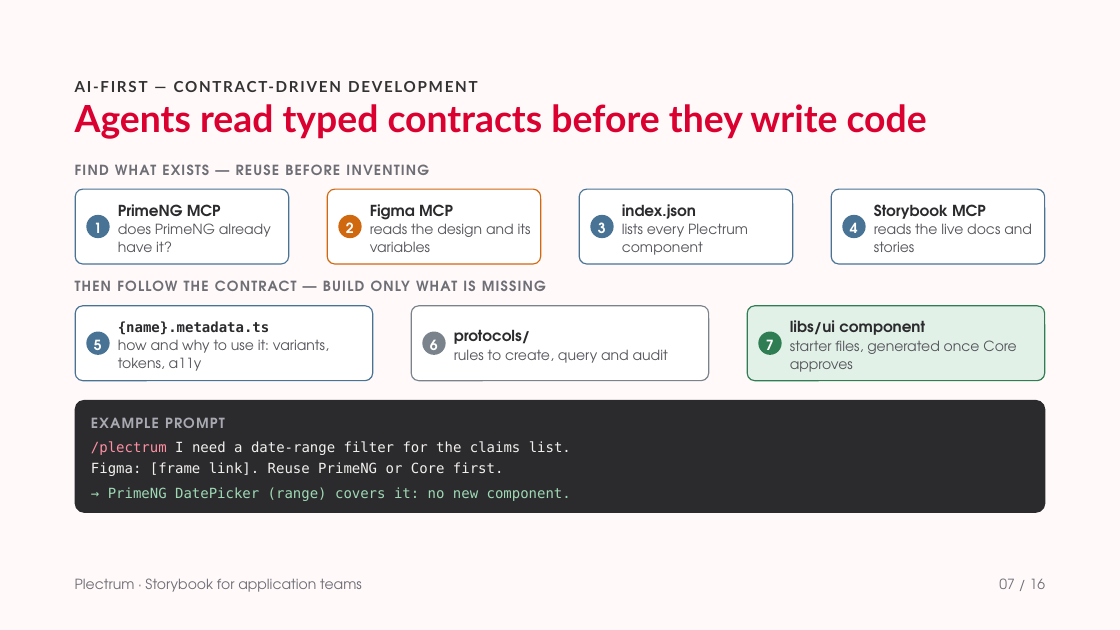
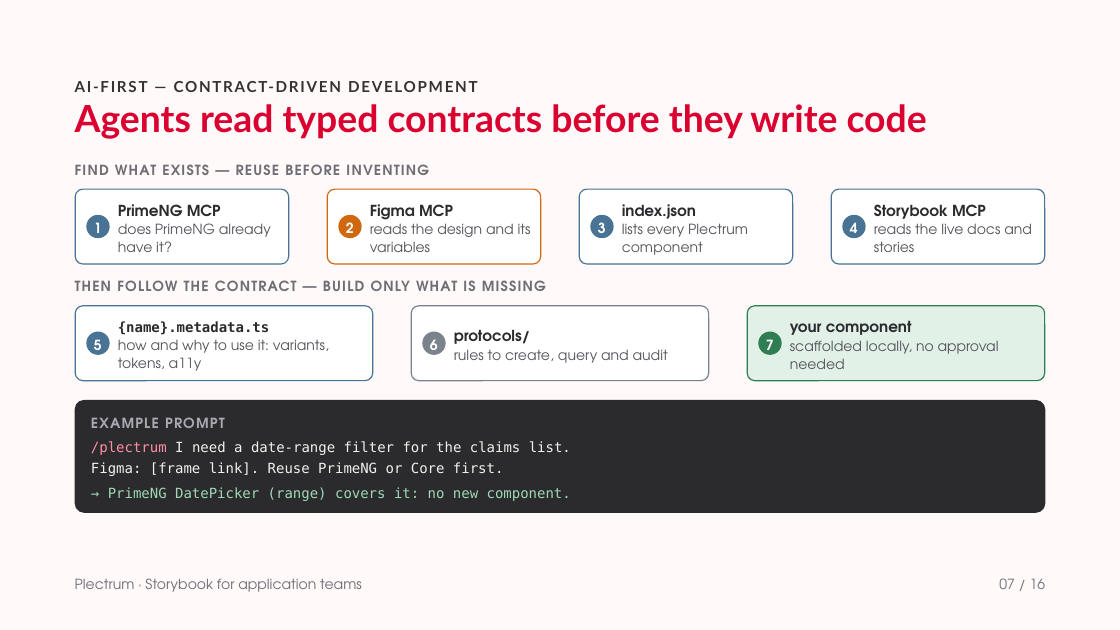
Before and after one commit to solidaris-danielbodigil/solidaris-plectrum, a slide deck: slide 7 of docs/Storybook for application teams.pptx. Drawn at 1120x630 pixels with LibreOffice and Linux fonts; fonts in the diff are those of the drawing; background and template pictures are left out. Boxes give left, top, right and bottom in pixels: in the first picture for what was removed or moved away, otherwise in the second. Text is boxed around its words. In the diff, an @@ line names an element or a change of style, - is before the commit and + after.

```diff
--- a/docs/Storybook for application teams.pptx
+++ b/docs/Storybook for application teams.pptx
@@ text at [790,321,912,335]: text changed @@
-libs/ui component
+your component
@@ text at [790,340,999,369]: text changed @@
-starter files, generated once Core approves
+scaffolded locally, no approval needed
```
Also in this commit, not shown: 8 other slides changed.
